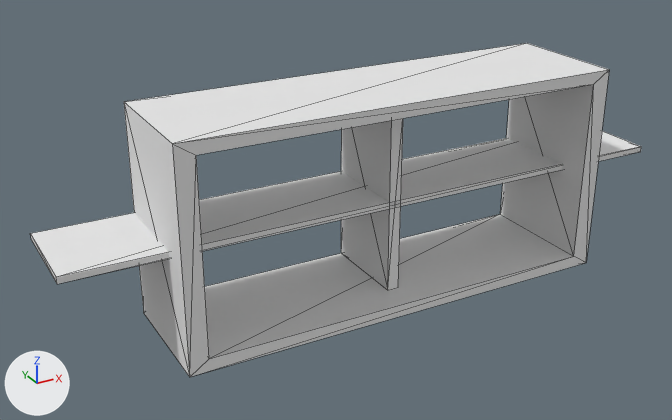
What one commit did to the OBJ model 3DModels/lucapresidente/lucapresidente/mensola/mensola.obj.
The view is the same before and after, from a 50 mm lens placed at (420.4, -124.7, 225.6), pointed at (484.6, -7.9, 167.2). Every picture has the same lights, and +X, +Y and +Z are marked at lower left. The first picture is the older version. Mesh edges are drawn as thin lines. Where no turn or scale is listed for an object, it has been applied to the vertices.

Objects in the first picture: 'mensola'.
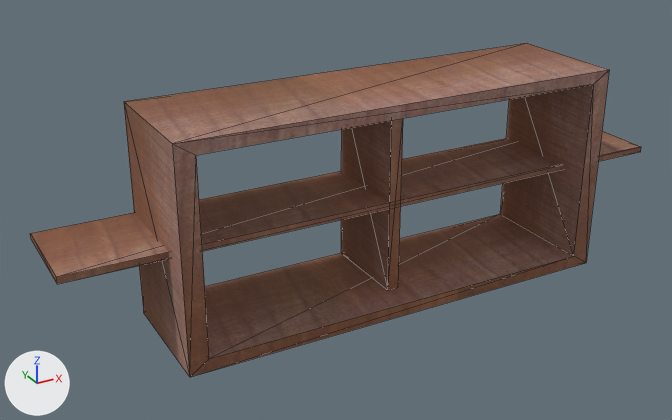
Location of each change, [x1, y1, x2, y2] in pixels of the pictures (672 x 420 px):
'mensola', surface changed (white to brown)
    both: [30, 43, 641, 377]

The change in detail:
Picture 'wood.jpg' (img_wood_jpg) is new.
In material 'Rectangle03_1' (mat_rectangle03_1), base_color is no longer (0.8, 0.8, 0.8), white #e7e7e7.
In material 'Rectangle03_1' (mat_rectangle03_1), texture is now set to img_wood_jpg.
In material 'Rectangle03_1' (mat_rectangle03_1), roughness goes from 1.0 to 0.818.
